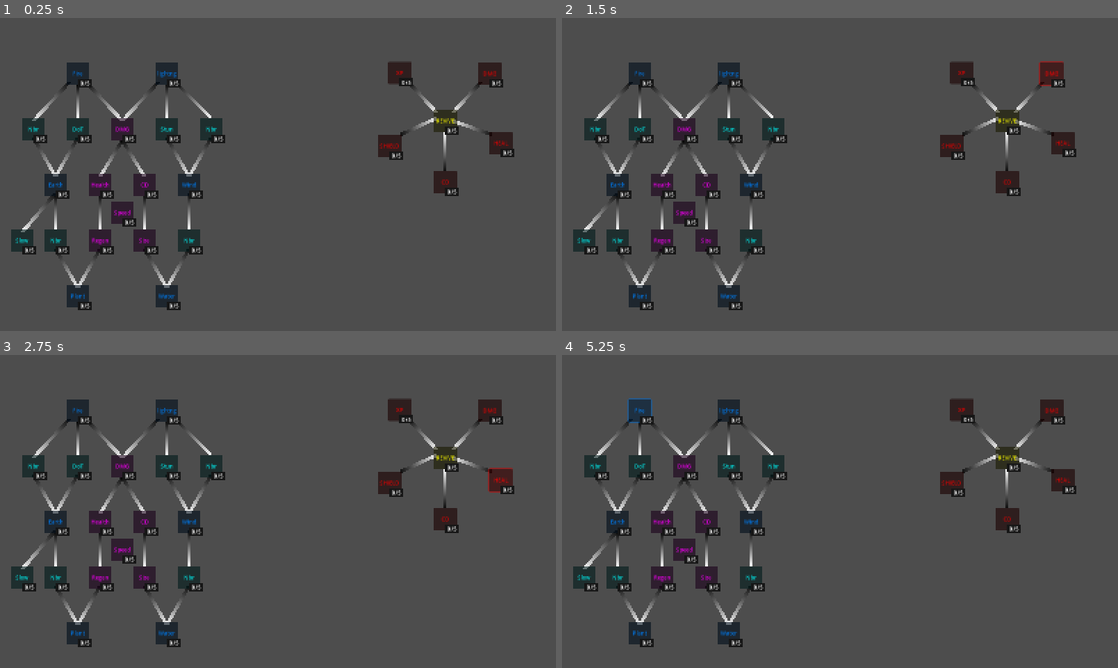
Above: before the commit, frames 1-4 (two rows, left to right).
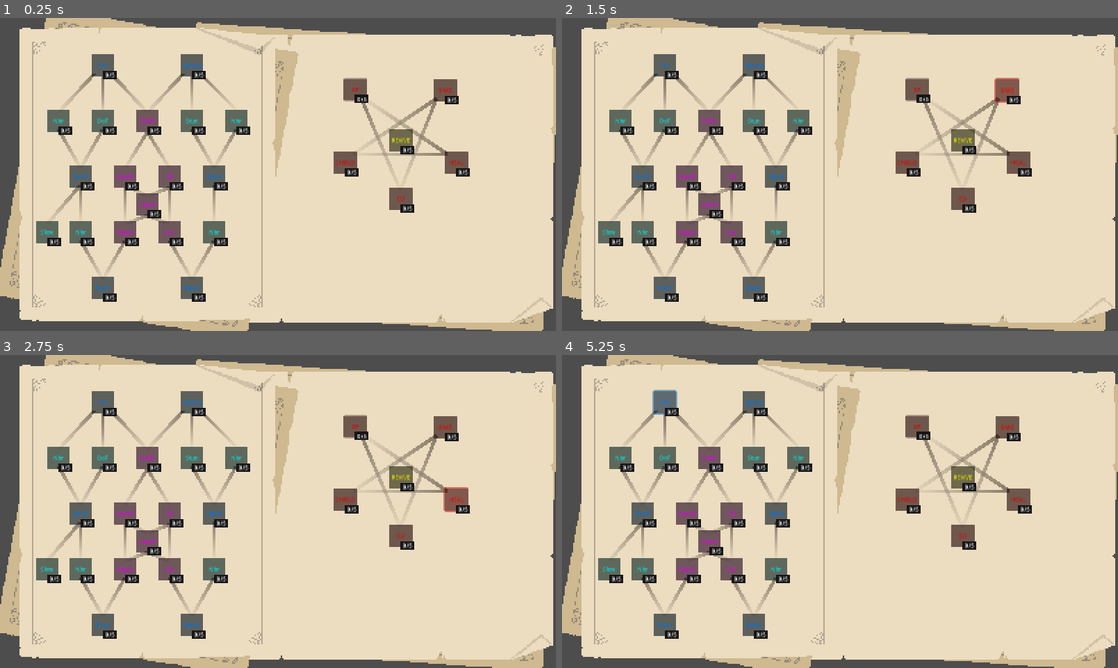
Above: after the commit, the same moments.

Repository: astonedf/Survivor
Game: Godot game, scene res://ui/level_upgrades/spell_tree.tscn
The game is run twice, just before and just after one commit, with the same random seed, the same clock (stepped at 60 frames per second) and the same inputs. This scene is started directly instead of the project's main scene.
Inputs:
- Up to frame 1 (0.25 s): no input
- Up to frame 2 (1.5 s): click "XP" at 0.5 s; click "DMG" at 1.25 s
- Up to frame 3 (2.75 s): click "HEAL" at 2 s
- Up to frame 4 (5.25 s): click "CD" at 2.75 s; click "SHIELD" at 3.5 s; click "REVIVE" at 4.25 s; click "Fire" at 5 s

The runs differ from the first frame. In frame 1, 90% of the frame differs, in the area x 0-100%, y 0-100%; in frame 2, 90%; in frame 3, 90%; in frame 4, 90%.

Commit message:
Update spell_tree.tscn

Diff:
--- a/Survivor/ui/level_upgrades/spell_tree.tscn
+++ b/Survivor/ui/level_upgrades/spell_tree.tscn
@@ -1,42 +1,52 @@
-[gd_scene load_steps=3 format=3 uid="uid://crgyvchpaxy17"]
-
+[gd_scene load_steps=5 format=3 uid="uid://crgyvchpaxy17"]
+
+[ext_resource type="Texture2D" uid="uid://q2r7twkotjfv" path="res://assets/player/1.png" id="1_12ppc"]
 [ext_resource type="PackedScene" uid="uid://bglumh3jmdfw7" path="res://ui/level_upgrades/tree_button.tscn" id="1_em4sy"]
+[ext_resource type="Texture2D" uid="uid://bebdnx6k371a" path="res://assets/1.png" id="3_s4fl7"]
 
 [sub_resource type="Gradient" id="Gradient_7p7bw"]
-colors = PackedColorArray(0, 0, 0, 0.792157, 1, 1, 1, 1)
+offsets = PackedFloat32Array(0, 0.526667, 0.973333)
+colors = PackedColorArray(0.528134, 0.478514, 0.405679, 1, 0.572549, 0.52549, 0.462745, 1, 0.572549, 0.52549, 0.462745, 0.0901961)
 
 [node name="SpellTree" type="CanvasLayer"]
+
+[node name="2" type="Sprite2D" parent="."]
+texture_filter = 1
+position = Vector2(1064, 447.6)
+scale = Vector2(1.78, 1.78)
+texture = ExtResource("1_12ppc")
 
 [node name="HandTree" type="Control" parent="."]
 layout_mode = 3
 anchors_preset = 0
-offset_left = 896.0
-offset_right = 1600.0
-offset_bottom = 896.0
-
-[node name="Line2D" type="Line2D" parent="HandTree"]
+offset_left = 768.0
+offset_top = 48.0
+offset_right = 1472.0
+offset_bottom = 944.0
+
+[node name="Line2D6" type="Line2D" parent="HandTree"]
 position = Vector2(-896, 40)
-points = PackedVector2Array(1176, 144, 1256, 232)
-gradient = SubResource("Gradient_7p7bw")
-
-[node name="Line2D2" type="Line2D" parent="HandTree"]
-position = Vector2(-888, 32)
-points = PackedVector2Array(1144, 304, 1248, 256)
-gradient = SubResource("Gradient_7p7bw")
-
-[node name="Line2D3" type="Line2D" parent="HandTree"]
+points = PackedVector2Array(1384, 144, 1280, 408)
+gradient = SubResource("Gradient_7p7bw")
+
+[node name="Line2D7" type="Line2D" parent="HandTree"]
 position = Vector2(-896, 40)
-points = PackedVector2Array(1280, 400, 1280, 288)
-gradient = SubResource("Gradient_7p7bw")
-
-[node name="Line2D4" type="Line2D" parent="HandTree"]
+points = PackedVector2Array(1168, 144, 1280, 408)
+gradient = SubResource("Gradient_7p7bw")
+
+[node name="Line2D8" type="Line2D" parent="HandTree"]
 position = Vector2(-896, 40)
-points = PackedVector2Array(1416, 296, 1304, 256)
-gradient = SubResource("Gradient_7p7bw")
-
-[node name="Line2D5" type="Line2D" parent="HandTree"]
+points = PackedVector2Array(1384, 144, 1144, 304)
+gradient = SubResource("Gradient_7p7bw")
+
+[node name="Line2D9" type="Line2D" parent="HandTree"]
 position = Vector2(-896, 40)
-points = PackedVector2Array(1384, 144, 1304, 232)
+points = PackedVector2Array(1416, 304, 1144, 304)
+gradient = SubResource("Gradient_7p7bw")
+
+[node name="Line2D10" type="Line2D" parent="HandTree"]
+position = Vector2(-896, 40)
+points = PackedVector2Array(1416, 304, 1176, 144)
 gradient = SubResource("Gradient_7p7bw")
 
 [node name="TreeButton" parent="HandTree" instance=ExtResource("1_em4sy")]
@@ -65,9 +75,9 @@
 self_modulate = Color(1, 0, 0, 1)
 layout_mode = 1
 offset_left = 512.0
-offset_top = 328.0
+offset_top = 336.0
 offset_right = 550.84
-offset_bottom = 328.384
+offset_bottom = 336.384
 grow_horizontal = 1
 grow_vertical = 1
 text = "HEAL"
@@ -98,127 +108,181 @@
 self_modulate = Color(1, 1, 0, 1)
 layout_mode = 1
 offset_left = 352.0
-offset_top = 264.0
+offset_top = 272.0
 offset_right = 390.84
-offset_bottom = 264.384
+offset_bottom = 272.384
 grow_horizontal = 1
 grow_vertical = 1
 text = "REVIVE"
+
+[node name="1" type="Sprite2D" parent="."]
+texture_filter = 1
+position = Vector2(424, 432)
+scale = Vector2(2.28846, 2.28846)
+texture = ExtResource("3_s4fl7")
 
 [node name="WitchTree" type="Control" parent="."]
 layout_mode = 3
 anchors_preset = 0
-offset_right = 768.0
-offset_bottom = 896.0
+offset_left = 72.0
+offset_top = -24.0
+offset_right = 840.0
+offset_bottom = 872.0
 
 [node name="Line2D6" type="Line2D" parent="WitchTree"]
 position = Vector2(-936, 56)
 points = PackedVector2Array(1184, 128, 1288, 240)
+default_color = Color(1, 1, 1, 0.0117647)
 gradient = SubResource("Gradient_7p7bw")
 
 [node name="Line2D7" type="Line2D" parent="WitchTree"]
 position = Vector2(-936, 56)
 points = PackedVector2Array(1392, 128, 1288, 240)
+default_color = Color(1, 1, 1, 0.0117647)
 gradient = SubResource("Gradient_7p7bw")
 
 [node name="Line2D8" type="Line2D" parent="WitchTree"]
 position = Vector2(-936, 56)
 points = PackedVector2Array(1416, 136, 1416, 232)
+default_color = Color(1, 1, 1, 0.0117647)
 gradient = SubResource("Gradient_7p7bw")
 
 [node name="Line2D9" type="Line2D" parent="WitchTree"]
 position = Vector2(-936, 56)
 points = PackedVector2Array(1440, 128, 1544, 232)
+default_color = Color(1, 1, 1, 0.0117647)
 gradient = SubResource("Gradient_7p7bw")
 
 [node name="Line2D10" type="Line2D" parent="WitchTree"]
 position = Vector2(-936, 56)
 points = PackedVector2Array(1136, 128, 1032, 240)
+default_color = Color(1, 1, 1, 0.0117647)
 gradient = SubResource("Gradient_7p7bw")
 
 [node name="Line2D11" type="Line2D" parent="WitchTree"]
 position = Vector2(-936, 56)
 points = PackedVector2Array(1160, 136, 1160, 232)
+default_color = Color(1, 1, 1, 0.0117647)
 gradient = SubResource("Gradient_7p7bw")
 
 [node name="Line2D12" type="Line2D" parent="WitchTree"]
 position = Vector2(-936, 56)
 points = PackedVector2Array(1160, 136, 1160, 232)
+default_color = Color(1, 1, 1, 0.0117647)
 gradient = SubResource("Gradient_7p7bw")
 
 [node name="Line2D13" type="Line2D" parent="WitchTree"]
 position = Vector2(-936, 56)
 points = PackedVector2Array(1032, 288, 1096, 400)
+default_color = Color(1, 1, 1, 0.0117647)
 gradient = SubResource("Gradient_7p7bw")
 
 [node name="Line2D14" type="Line2D" parent="WitchTree"]
 position = Vector2(-936, 56)
 points = PackedVector2Array(1160, 288, 1096, 400)
+default_color = Color(1, 1, 1, 0.0117647)
 gradient = SubResource("Gradient_7p7bw")
 
 [node name="Line2D15" type="Line2D" parent="WitchTree"]
 position = Vector2(-936, 56)
 points = PackedVector2Array(1288, 296, 1224, 400)
+default_color = Color(1, 1, 1, 0.0117647)
 gradient = SubResource("Gradient_7p7bw")
 
 [node name="Line2D20" type="Line2D" parent="WitchTree"]
 position = Vector2(-936, 56)
 points = PackedVector2Array(1288, 296, 1352, 400)
+default_color = Color(1, 1, 1, 0.0117647)
 gradient = SubResource("Gradient_7p7bw")
 
 [node name="Line2D16" type="Line2D" parent="WitchTree"]
 position = Vector2(-936, 56)
 points = PackedVector2Array(1224, 456, 1224, 552)
+default_color = Color(1, 1, 1, 0.0117647)
 gradient = SubResource("Gradient_7p7bw")
 
 [node name="Line2D21" type="Line2D" parent="WitchTree"]
 position = Vector2(-936, 56)
 points = PackedVector2Array(1352, 456, 1352, 552)
+default_color = Color(1, 1, 1, 0.0117647)
+gradient = SubResource("Gradient_7p7bw")
+
+[node name="Line2D28" type="Line2D" parent="WitchTree"]
+position = Vector2(-936, 56)
+points = PackedVector2Array(1352, 456, 1288, 480)
+default_color = Color(1, 1, 1, 0.0117647)
+gradient = SubResource("Gradient_7p7bw")
+
+[node name="Line2D29" type="Line2D" parent="WitchTree"]
+position = Vector2(-936, 56)
+points = PackedVector2Array(1224, 448, 1288, 480)
+default_color = Color(1, 1, 1, 0.0117647)
+gradient = SubResource("Gradient_7p7bw")
+
+[node name="Line2D30" type="Line2D" parent="WitchTree"]
+position = Vector2(-936, 56)
+points = PackedVector2Array(1288, 536, 1352, 560)
+default_color = Color(1, 1, 1, 0.0117647)
+gradient = SubResource("Gradient_7p7bw")
+
+[node name="Line2D31" type="Line2D" parent="WitchTree"]
+position = Vector2(-936, 56)
+points = PackedVector2Array(1288, 536, 1224, 560)
+default_color = Color(1, 1, 1, 0.0117647)
 gradient = SubResource("Gradient_7p7bw")
 
 [node name="Line2D17" type="Line2D" parent="WitchTree"]
 position = Vector2(-936, 56)
 points = PackedVector2Array(1416, 288, 1480, 400)
+default_color = Color(1, 1, 1, 0.0117647)
 gradient = SubResource("Gradient_7p7bw")
 
 [node name="Line2D18" type="Line2D" parent="WitchTree"]
 position = Vector2(-936, 56)
 points = PackedVector2Array(1544, 288, 1480, 400)
+default_color = Color(1, 1, 1, 0.0117647)
 gradient = SubResource("Gradient_7p7bw")
 
 [node name="Line2D19" type="Line2D" parent="WitchTree"]
 position = Vector2(-936, 56)
 points = PackedVector2Array(1480, 448, 1480, 552)
+default_color = Color(1, 1, 1, 0.0117647)
 gradient = SubResource("Gradient_7p7bw")
 
 [node name="Line2D22" type="Line2D" parent="WitchTree"]
 position = Vector2(-936, 56)
 points = PackedVector2Array(1096, 456, 1096, 552)
+default_color = Color(1, 1, 1, 0.0117647)
 gradient = SubResource("Gradient_7p7bw")
 
 [node name="Line2D23" type="Line2D" parent="WitchTree"]
 position = Vector2(-936, 56)
 points = PackedVector2Array(1096, 448, 1000, 560)
+default_color = Color(1, 1, 1, 0.0117647)
 gradient = SubResource("Gradient_7p7bw")
 
 [node name="Line2D24" type="Line2D" parent="WitchTree"]
 position = Vector2(-936, 56)
 points = PackedVector2Array(1096, 608, 1160, 720)
+default_color = Color(1, 1, 1, 0.0117647)
 gradient = SubResource("Gradient_7p7bw")
 
 [node name="Line2D25" type="Line2D" parent="WitchTree"]
 position = Vector2(-936, 56)
 points = PackedVector2Array(1224, 608, 1160, 720)
+default_color = Color(1, 1, 1, 0.0117647)
 gradient = SubResource("Gradient_7p7bw")
 
 [node name="Line2D26" type="Line2D" parent="WitchTree"]
 position = Vector2(-936, 56)
 points = PackedVector2Array(1352, 608, 1416, 720)
+default_color = Color(1, 1, 1, 0.0117647)
 gradient = SubResource("Gradient_7p7bw")
 
 [node name="Line2D27" type="Line2D" parent="WitchTree"]
 position = Vector2(-936, 56)
 points = PackedVector2Array(1480, 608, 1416, 720)
+default_color = Color(1, 1, 1, 0.0117647)
 gradient = SubResource("Gradient_7p7bw")
 
 [node name="TreeButton" parent="WitchTree" instance=ExtResource("1_em4sy")]
